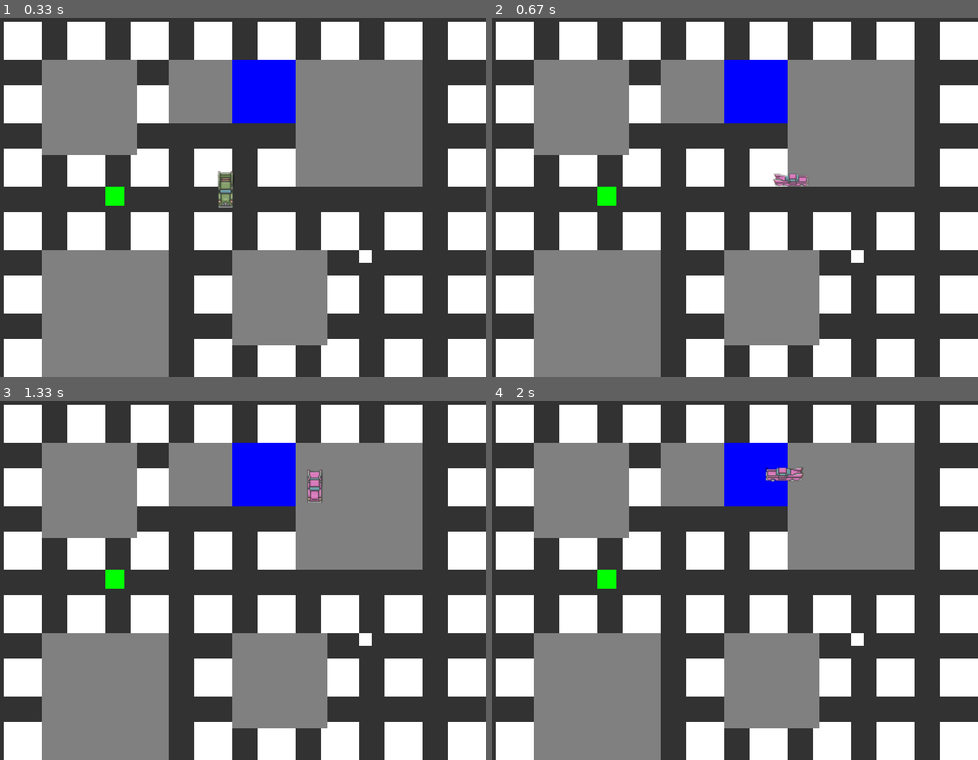
Above: before the commit, frames 1-4 (two rows, left to right).
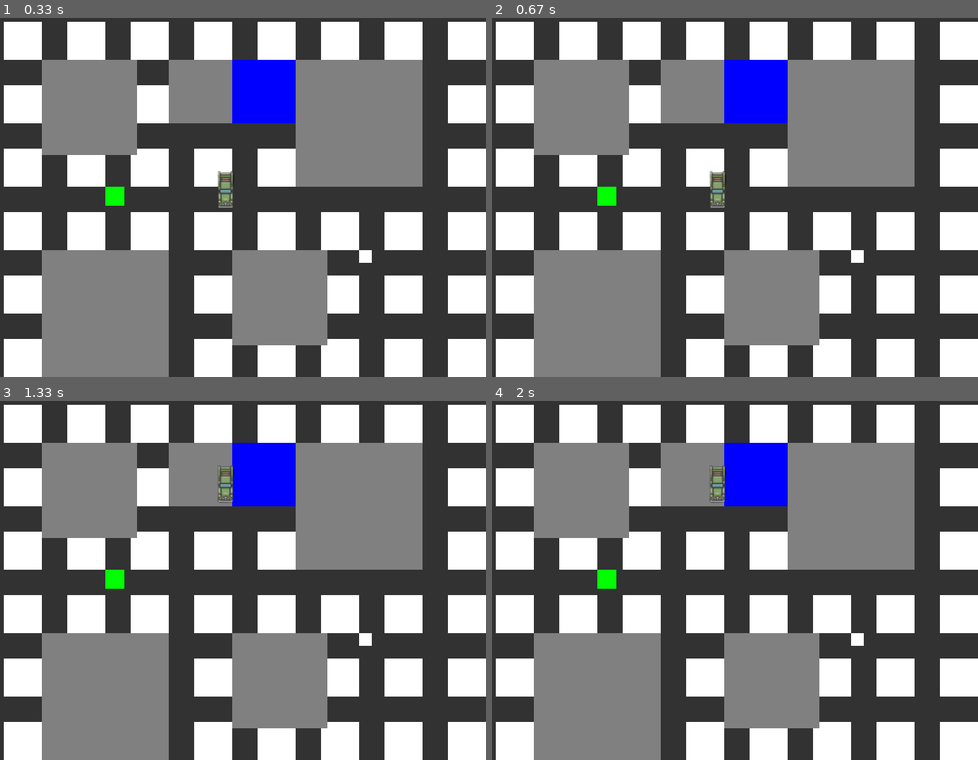
Above: after the commit, the same moments.

Repository: AdamWalters1/pygame-adam
Game: pygame game, started from src/main.py
The game is run twice, just before and just after one commit, with the same random seed, the same clock (stepped at 60 frames per second) and the same inputs.
Inputs:
- Up to frame 1 (0.33 s): no input
- Up to frame 2 (0.67 s): hold Right from 0.33 s (still down)
- Up to frame 3 (1.33 s): release Right at 0.8 s; hold Up 0.83-1.3 s
- Up to frame 4 (2 s): hold Left from 1.83 s (still down)

Frame 1 is identical in both runs. In frame 2, 0.5% of the frame differs, in the area x 44-66%, y 42-53%; in frame 3, 0.6%; in frame 4, 0.6%, in the area x 44-65%, y 17-29%.

Commit message:
Updated movement, broke graphics in process

Diff:
--- a/src/player.py
+++ b/src/player.py
@@ -10,22 +10,36 @@
         self.speed = speed
         self.car_images = car_images
         self.direction = 1
+        self.current_speed = 0
+        self.angle = 0  # Angle in degrees (0, 90, 180, 270)
+
     def move(self, keys):
+
         if keys[pygame.K_UP]:
-            self.y -= self.speed
-            self.direction = 11
-        if keys[pygame.K_DOWN]:
-            self.y += self.speed
-            self.direction = 12
+            self.current_speed = self.speed
+        elif keys[pygame.K_DOWN]:
+            self.current_speed = -self.speed
+        else:
+            self.current_speed = 0
         if keys[pygame.K_LEFT]:
-            self.x -= self.speed
-            self.direction = 9
-        if keys[pygame.K_RIGHT]:
-            self.x += self.speed
-            self.direction = 10
+            self.angle = (self.angle - 90) % 360
+        elif keys[pygame.K_RIGHT]:
+            self.angle = (self.angle + 90) % 360
+
+        if self.angle == 0:
+            self.y -= self.current_speed
+            direction = 9
+        elif self.angle == 90:
+            self.x += self.current_speed
+            direction = 11
+        elif self.angle == 180:
+            self.y += self.current_speed
+            direction = 12
+        elif self.angle == 270:
+            self.x -= self.current_speed
+            direction = 10
+
 
     def draw(self, surface):
         car_image = self.car_images[self.direction-1]
         surface.blit(car_image, (self.x, self.y))
-    #def draw(self, surface):
-        #pygame.draw.rect(surface, (255, 0, 0), (self.x, self.y, self.size, self.size))
